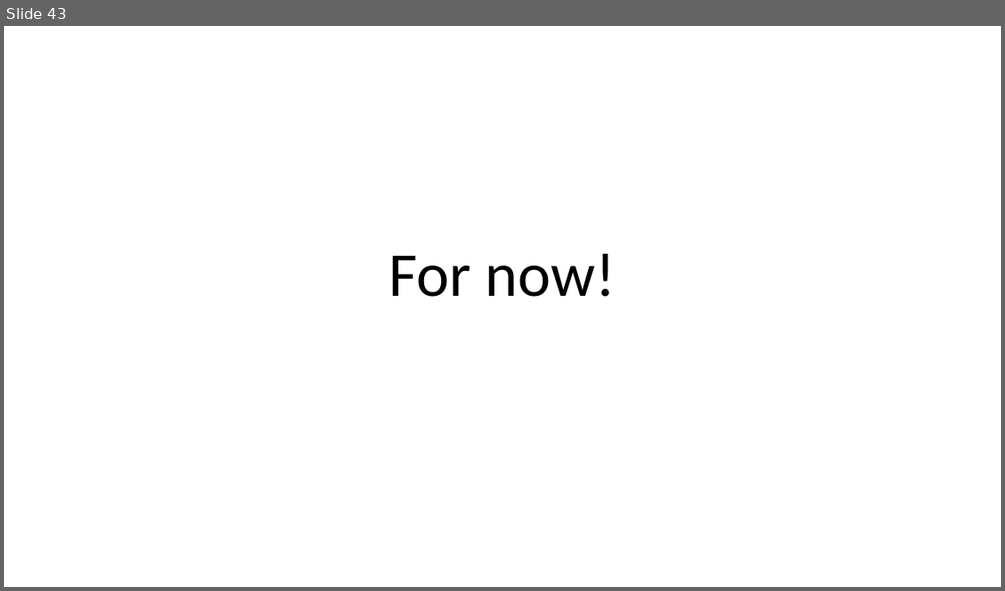
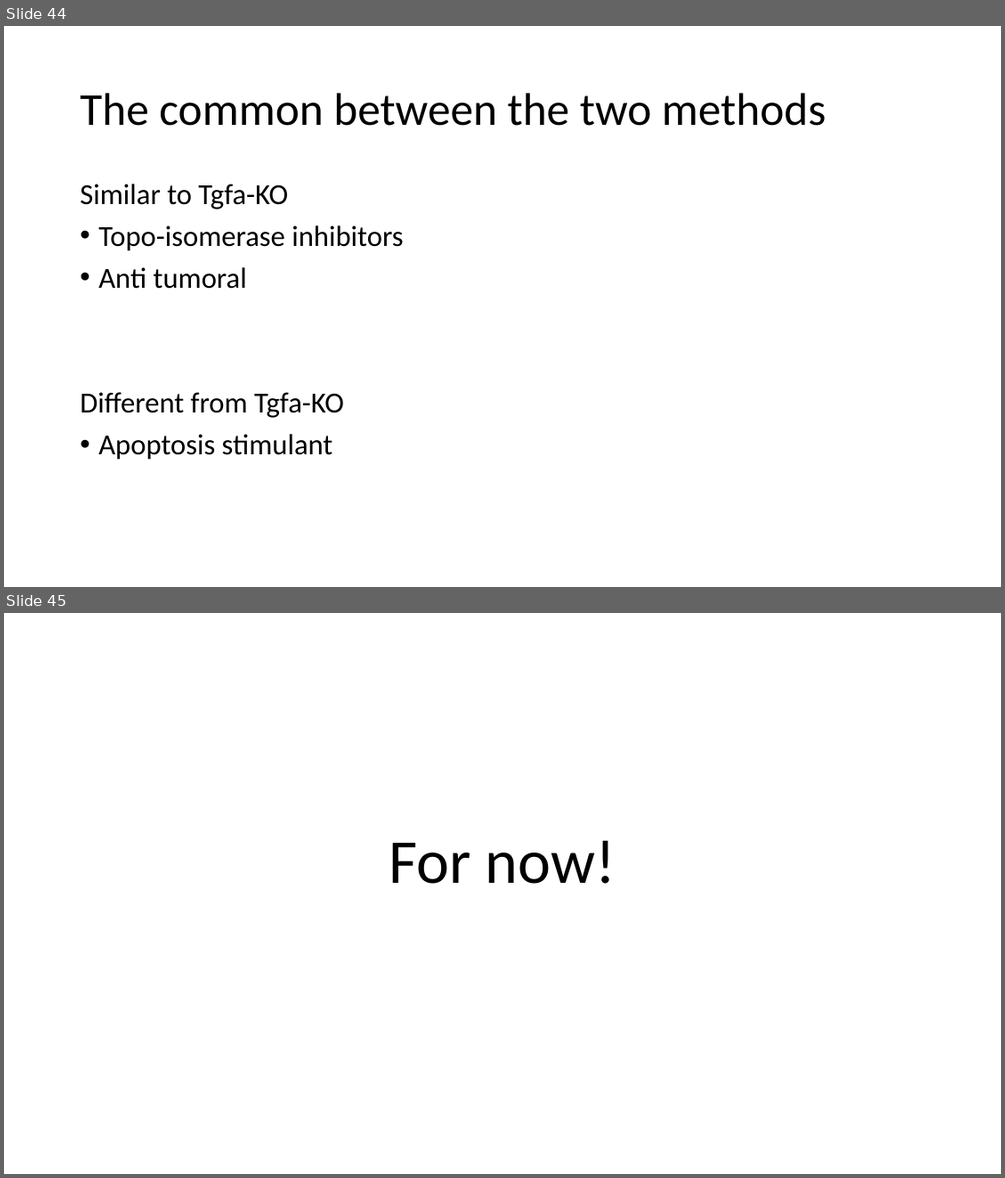
Before and after one commit to RuslanAlali/cMAp_Terzi, a slide deck: cMAP_stats.pptx. Shown one above the other, each under a label of ours: slide 43 before the commit, slides 44 and 45 after it. The pictures are 1005x591 and 1005x1178 pixels, drawn with LibreOffice and Linux fonts; fonts in the diff are those of the drawing. Boxes give left, top, right and bottom in pixels: in the first picture for what was removed or moved away, otherwise in the second. Text is boxed around its words. In the diff, an @@ line names an element or a change of style, - is before the commit and + after.

```diff
--- a/cMAP_stats.pptx
+++ b/cMAP_stats.pptx
@@ slide 44 added at [4,26,1001,587], background #FFFFFF @@
@@ title added at [80,93,825,126], 44 pt, text #000000 @@
+The common between the two methods
@@ text added at [80,184,403,459], 28 pt, text #000000 @@
+Similar to Tgfa-KO
+• Topo-isomerase inhibitors
+• Anti tumoral
+Different from Tgfa-KO
+• Apoptosis stimulant
@@ what was slide 43 is now slide 45 @@
```
Also in this commit, not shown: 1 slide changed, 1 other slide added.
